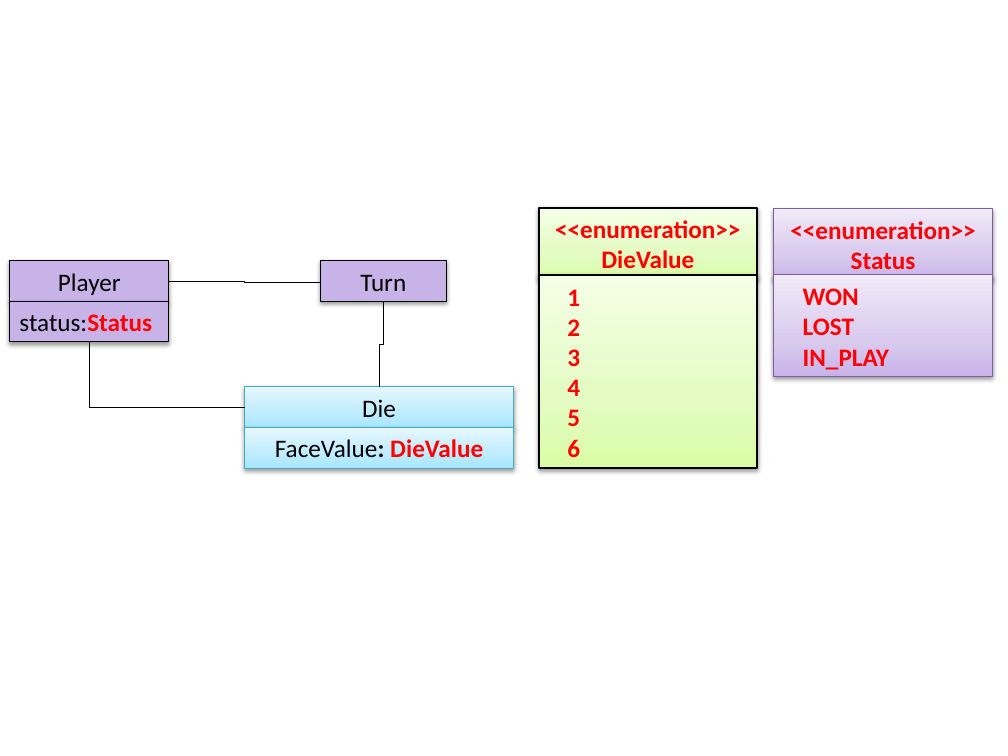
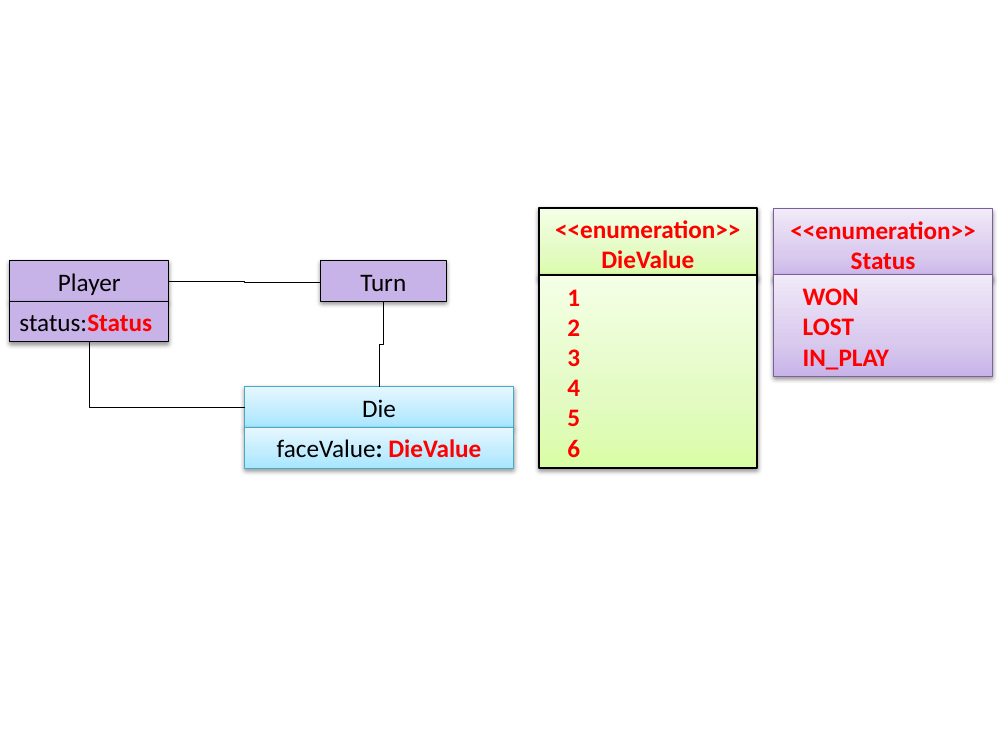
Before and after one commit to se-edu/se-book, a slide deck: slide 1 of diagrams/uml/classDiagrams/enumerations/playerTurn.pptx. Drawn at 1008x756 pixels with LibreOffice and Linux fonts; fonts in the diff are those of the drawing. Boxes give left, top, right and bottom in pixels: in the first picture for what was removed or moved away, otherwise in the second. Text is boxed around its words. In the diff, an @@ line names an element or a change of style, - is before the commit and + after.

```diff
--- a/diagrams/uml/classDiagrams/enumerations/playerTurn.pptx
+++ b/diagrams/uml/classDiagrams/enumerations/playerTurn.pptx
@@ text in rectangle at (277,439,481,458): text changed @@
-FaceValue: DieValue
+faceValue: DieValue
```
Also in this commit, not shown: 22 other files.
